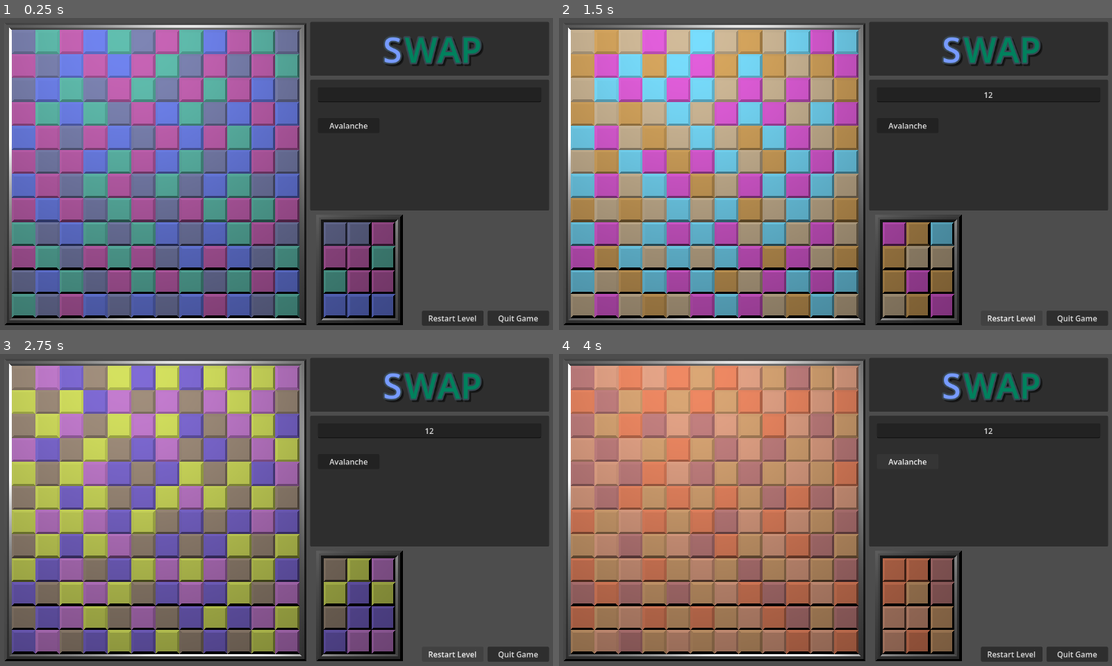
Above: before the commit, frames 1-4 (two rows, left to right).
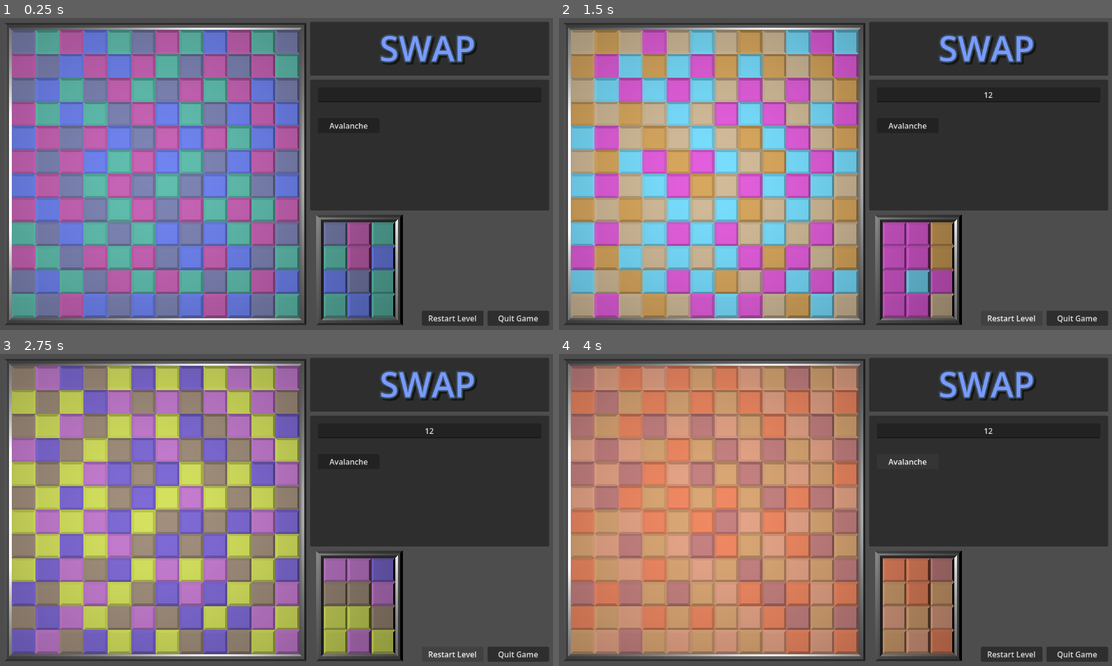
Above: after the commit, the same moments.

Repository: oxben/Swap
Game: Godot game, scene res://scenes/main.tscn
The game is run twice, just before and just after one commit, with the same random seed, the same clock (stepped at 60 frames per second) and the same inputs.
Inputs (mouse positions are in pixels of both pictures, inside the frame that each line leads up to):
- Up to frame 1 (0.25 s): no input
- Up to frame 2 (1.5 s): click (990, 96) at 0.52 s; type "12" at 0.6 s; click "Restart Level" at 1.25 s
- Up to frame 3 (2.75 s): click "Restart Level" at 2 s
- Up to frame 4 (4 s): click "Restart Level" at 2.75 s; click "Avalanche" at 3.5 s

The runs differ from the first frame. In frame 1, 33% of the frame differs, in the area x 0-88%, y 2-99%; in frame 2, 36%; in frame 3, 34%; in frame 4, 35%.
Error after the commit: Attempt to call function 'hide' in base 'null instance' on a null instance. (res://scenes/tile_reserve_square.gd:22)

Commit message:
Tile reserve, success detection, and other stuff

Diff:
--- a/swap/assets/ui/title_label_settings.tres
+++ b/swap/assets/ui/title_label_settings.tres
@@ -2,7 +2,7 @@
 
 [resource]
 font_size = 72
-font_color = Color(0, 0.50616336, 0.3646068, 1)
+font_color = Color(0.46622962, 0.60862476, 1, 1)
 outline_size = 13
 outline_color = Color(0.2208, 0.28032, 0.32, 1)
 shadow_size = 12
--- a/swap/scenes/high_light_square_reserve.tscn
+++ /dev/null
@@ -1,5 +0,0 @@
-[gd_scene format=3 uid="uid://b7hhppo4of1vl"]
-
-[ext_resource type="PackedScene" uid="uid://d0wrupyjvr26u" path="res://assets/tiles/highlight_square_reserve.gltf" id="1_6i5eq"]
-
-[node name="HighLightSquareReserve" unique_id=2022541536 instance=ExtResource("1_6i5eq")]
--- a/swap/scenes/highlight_square.tscn
+++ b/swap/scenes/highlight_square.tscn
@@ -5,5 +5,5 @@
 
 [node name="HighlightSquare" unique_id=2039453257 instance=ExtResource("1_6r8y4")]
 
-[node name="HighlightSquare" parent="." index="0" unique_id=1138100824]
+[node name="HighlightSquare" parent="." index="0" unique_id=1491455553]
 surface_material_override/0 = ExtResource("2_0h737")
--- a/swap/scenes/main.gd
+++ b/swap/scenes/main.gd
@@ -4,14 +4,13 @@
 var stats = {
 	"score": 0,
 	"tiles_clicked": 0,
+	"tiles_destroyed": 0,
 	"avalanche_triggered": 0
 }
 
 func _ready() -> void:
 	$PlaygroundSquare.tile_clicked.connect(_on_tile_clicked)
 	$PlaygroundSquare.tile_destroyed.connect(_on_tile_destroyed)
-	$TileReserveSquare.reserve_tile_picked.connect(_on_reserve_tile_picked)
-	$TileReserveSquare.reserve_tile_unpicked.connect(_on_reserve_tile_unpicked)
 	start_game()
 
 
@@ -32,7 +31,6 @@
 	reset_stats()
 	init_tile_colors()
 	$PlaygroundSquare.reset_board()
-	$TileReserveSquare.reset()
 
 
 func init_tile_colors():
@@ -72,6 +70,16 @@
 	dialog.popup_centered()
 
 
+func show_message(message: String):
+	"""
+	Displays the confirmation dialog with the given message.
+	If the answer is yes calls the given function.
+	"""
+	var dialog = $AcceptDialog
+	dialog.dialog_text = message
+	dialog.popup_centered()
+
+
 func update_score():
 	$PanelControls/Score.text = "%d pts / %d clicks" % [stats.score, stats.tiles_clicked]
 
@@ -90,9 +98,12 @@
 	"""
 	# Update score: exponential growth
 	stats.score += count * count
+	stats.tiles_destroyed += count
 	# smooth scaling without exploding too fast.
 	# stats.score = int(count * (count + 1) / 2) - 1
 	self.update_score()
+	if $PlaygroundSquare.is_empty():
+		self.show_message("Success!")
 
 
 func _on_button_avalanche_pressed() -> void:
@@ -117,12 +128,4 @@
 	"""
 	Handles click on Quit button
 	"""
-	ask_confirmation("Are you sure you want to restart this level?", quit_game)
-
-
-func _on_reserve_tile_picked(color_index: int):
-	$PlaygroundSquare._on_reserve_tile_picked(color_index)
-
-
-func _on_reserve_tile_unpicked():
-	$PlaygroundSquare._on_reserve_tile_unpicked()
+	ask_confirmation("Are you sure you want to quit the game?", quit_game)
--- a/swap/scenes/main.tscn
+++ b/swap/scenes/main.tscn
@@ -3,16 +3,6 @@
 [ext_resource type="Script" uid="uid://caqahdf3pllxg" path="res://scenes/main.gd" id="1_0wfyh"]
 [ext_resource type="PackedScene" uid="uid://c6wjapux4vi08" path="res://scenes/playground_square.tscn" id="1_o5qli"]
 [ext_resource type="LabelSettings" uid="uid://ddtdql1luue8y" path="res://assets/ui/title_label_settings.tres" id="3_sugp2"]
-[ext_resource type="PackedScene" uid="uid://dv165xvmd7qxs" path="res://scenes/tile_reserve_square.tscn" id="4_jyhfs"]
-
-[sub_resource type="LabelSettings" id="LabelSettings_jyhfs"]
-font_size = 72
-font_color = Color(0.46622962, 0.60862476, 1, 1)
-outline_size = 13
-outline_color = Color(0.2208, 0.28032, 0.32, 1)
-shadow_size = 12
-shadow_color = Color(0, 0, 0, 0.5019608)
-shadow_offset = Vector2(4, 4)
 
 [node name="Main" type="Node3D" unique_id=1447419065]
 script = ExtResource("1_0wfyh")
@@ -23,13 +13,10 @@
 size = 1.3
 
 [node name="OmniLight3D" type="OmniLight3D" parent="." unique_id=114211885]
-transform = Transform3D(1, 0, 0, 0, 1, 0, 0, 0, 1, 0, 1, 0)
+transform = Transform3D(1, 0, 0, 0, 1, 0, 0, 0, 1, 0.1, 1, 0.6)
 
 [node name="PlaygroundSquare" parent="." unique_id=567022727 instance=ExtResource("1_o5qli")]
 transform = Transform3D(1, 0, 0, 0, 1, 0, 0, 0, 1, -0.5, 0, 0)
-
-[node name="TileReserveSquare" parent="." unique_id=321506612 instance=ExtResource("4_jyhfs")]
-transform = Transform3D(1, 0, 0, 0, 1, 0, 0, 0, 1, 0.79999995, 0, 0.8)
 
 [node name="PanelTitle" type="Panel" parent="." unique_id=1057081484]
 offset_left = 648.0
@@ -39,23 +26,12 @@
 
 [node name="LabelTitle" type="Label" parent="PanelTitle" unique_id=1803269112]
 layout_mode = 0
-offset_left = 184.0
-offset_top = 8.0
-offset_right = 368.0
-offset_bottom = 107.0
-text = "WAP"
+offset_left = 144.0
+offset_top = 5.0
+offset_right = 344.0
+offset_bottom = 104.0
+text = "SWAP"
 label_settings = ExtResource("3_sugp2")
-horizontal_alignment = 1
-vertical_alignment = 1
-
-[node name="LabelTitle2" type="Label" parent="PanelTitle" unique_id=646046490]
-layout_mode = 0
-offset_left = 131.0
-offset_top = 8.0
-offset_right = 211.0
-offset_bottom = 107.0
-text = "S"
-label_settings = SubResource("LabelSettings_jyhfs")
 horizontal_alignment = 1
 vertical_alignment = 1
 
@@ -99,6 +75,9 @@
 
 [node name="ConfirmationDialog" type="ConfirmationDialog" parent="." unique_id=1658878266]
 
+[node name="AcceptDialog" type="AcceptDialog" parent="." unique_id=348880569]
+title = "Info"
+
 [connection signal="pressed" from="PanelControls/ButtonAvalanche" to="." method="_on_button_avalanche_pressed"]
 [connection signal="pressed" from="PanelControls/ButtonRestart" to="." method="_on_button_restart_pressed"]
 [connection signal="pressed" from="PanelControls/ButtonQuit" to="." method="_on_button_quit_pressed"]
--- a/swap/scenes/playground_square.gd
+++ b/swap/scenes/playground_square.gd
@@ -24,7 +24,8 @@
 
 
 func _ready():
-	pass
+	$TileReserve.reserve_tile_picked.connect(_on_reserve_tile_picked)
+	$TileReserve.reserve_tile_unpicked.connect(_on_reserve_tile_unpicked)
 
 
 func reset_board():
@@ -40,7 +41,10 @@
 					tile.name += "_freed"
 					tile.queue_free()
 	$Highlight.hide()
+	wait_flip_end = 0
+	wait_avalanche_end = 0
 	init_tile_grid()
+	$TileReserve.reset()
 
 
 func init_tile_grid():
@@ -171,9 +175,6 @@
 	"""
 	if wait_flip_end > 0:
 		print("Still flipping tiles. Skip")
-		return
-	if current_selected_reserve_color != -1:
-		print("Reserve selected. Skip")
 		return
 	tile_clicked.emit()
 	var tile_name = "Tile_%d_%d" % [ x, y]
@@ -209,6 +210,11 @@
 		var neigh_tile = self.get_node(neigh_tile_name)
 		if not neigh_tile:
 			# No tile found. Probably a hole on this side.
+			# @FIXME this should be done somewhere else
+			if current_selected_reserve_color != -1:
+				$TileReserve.consume_tile()
+				self.add_tile(neigh_x, neigh_y, current_selected_reserve_color)
+				self.clear_grid()
 			return
 		# Flip tiles
 		wait_flip_end = 2
@@ -268,7 +274,7 @@
 		# Destroy tile node and update tile grid
 		var tile_name = "Tile_%d_%d" % [t.x, t.y]
 		var tile = self.get_node(tile_name)
-		if tile:
+		if tile and tile_grid[t.y][t.x] != -1:
 			tile_grid[t.y][t.x] = -1
 			tile.queue_free()
 			count += 1
@@ -313,6 +319,17 @@
 	return moved_tiles.size()
 
 
+func is_empty():
+	"""
+	Tests if the grids is empty.
+	"""
+	for x in range(GRID_SIZE):
+		for y in range(GRID_SIZE):
+			if tile_grid[y][x] != -1:
+				return false
+	return true
+
+
 func _on_tile_fall_ended(_x: int, _y: int):
 	"""
 	Handles signal sent when tile fall animations ends.
@@ -328,6 +345,7 @@
 			await get_tree().create_timer(0.5).timeout
 			avalanche()
 
+
 func _on_reserve_tile_picked(color_index: int):
 	# @FIXME must find a better way to managed reserve
 	current_selected_reserve_color = color_index
--- a/swap/scenes/playground_square.tscn
+++ b/swap/scenes/playground_square.tscn
@@ -3,6 +3,7 @@
 [ext_resource type="PackedScene" uid="uid://bhc7h0rmlax7" path="res://assets/playgrounds/playground_square.gltf" id="1_16t4r"]
 [ext_resource type="Script" uid="uid://cgpooh6lrhs43" path="res://scenes/playground_square.gd" id="2_3gotc"]
 [ext_resource type="PackedScene" uid="uid://cc6laty8vk5a" path="res://assets/tiles/highlight_square.gltf" id="3_3gotc"]
+[ext_resource type="PackedScene" uid="uid://dv165xvmd7qxs" path="res://scenes/tile_reserve_square.tscn" id="4_12oao"]
 
 [node name="PlaygroundSquare" unique_id=567022727 instance=ExtResource("1_16t4r")]
 script = ExtResource("2_3gotc")
@@ -11,3 +12,6 @@
 transform = Transform3D(1, 0, 0, 0, 1, 0, 0, 0, 1, 0.6, 0, 0.6)
 
 [node name="Highlight" parent="." index="1" unique_id=2049328599 instance=ExtResource("3_3gotc")]
+
+[node name="TileReserve" parent="." index="2" unique_id=321506612 instance=ExtResource("4_12oao")]
+transform = Transform3D(1, 0, 0, 0, 1, 0, 0, 0, 1, 1.3000001, 0, 0.8)
--- a/swap/scenes/tile_reserve_square.gd
+++ b/swap/scenes/tile_reserve_square.gd
@@ -25,6 +25,7 @@
 func reset():
 	print("Reset reserve")
 	# Free previous tiles if needed
+	picked_tile = null
 	for y in tiles.size():
 		for x in tiles[y].size():
 			if tiles[y][x] != -1:
@@ -102,6 +103,10 @@
 	print("Pick tile [%d, %d]" % [x, y])
 	var tile = self.get_tile_node(x, y)
 	if tile:
+		if picked_tile == tile:
+			# Kinda toggle button
+			self.unpick_tile()
+			return
 		picked_tile = tile
 		$Highlight.position = tile.position
 		$Highlight.show()
@@ -112,3 +117,10 @@
 	picked_tile = null
 	$Highlight.hide()
 	reserve_tile_unpicked.emit()
+
+
+func consume_tile():
+	if picked_tile:
+		picked_tile.queue_free()
+	picked_tile = null
+	$Highlight.hide()
--- a/swap/scenes/tile_reserve_square.tscn
+++ b/swap/scenes/tile_reserve_square.tscn
@@ -2,7 +2,7 @@
 
 [ext_resource type="Script" uid="uid://dy3ktwa0u3v2a" path="res://scenes/tile_reserve_square.gd" id="1_50re8"]
 [ext_resource type="PackedScene" uid="uid://cg5bg7go74rpl" path="res://assets/playgrounds/tile_reserve_square.gltf" id="1_e8h8y"]
-[ext_resource type="PackedScene" uid="uid://b7hhppo4of1vl" path="res://scenes/high_light_square_reserve.tscn" id="3_w0kho"]
+[ext_resource type="PackedScene" uid="uid://b7hhppo4of1vl" path="res://scenes/highlight_square_reserve.tscn" id="3_w0kho"]
 
 [sub_resource type="BoxShape3D" id="BoxShape3D_50re8"]
 size = Vector3(0.1, 0.02, 0.1)
